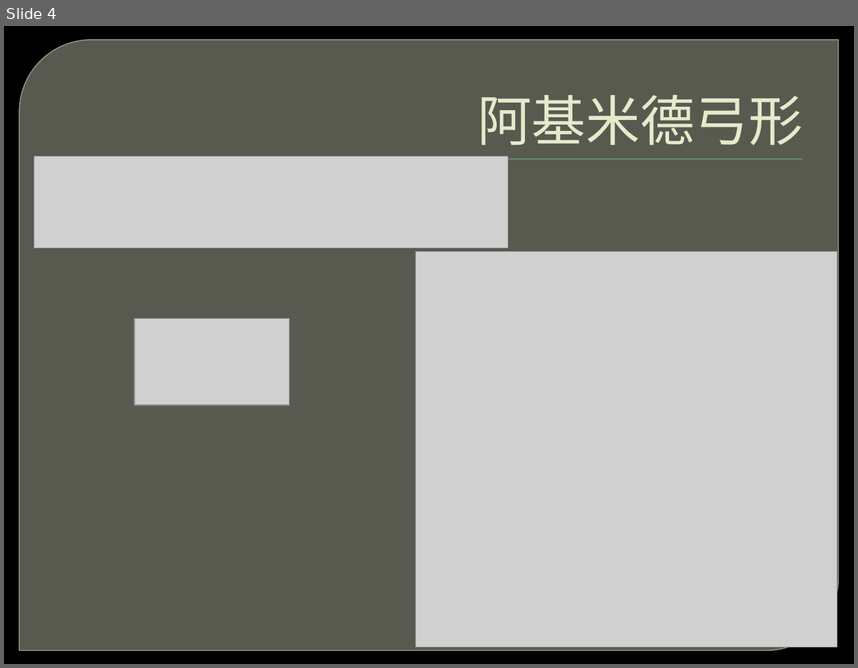
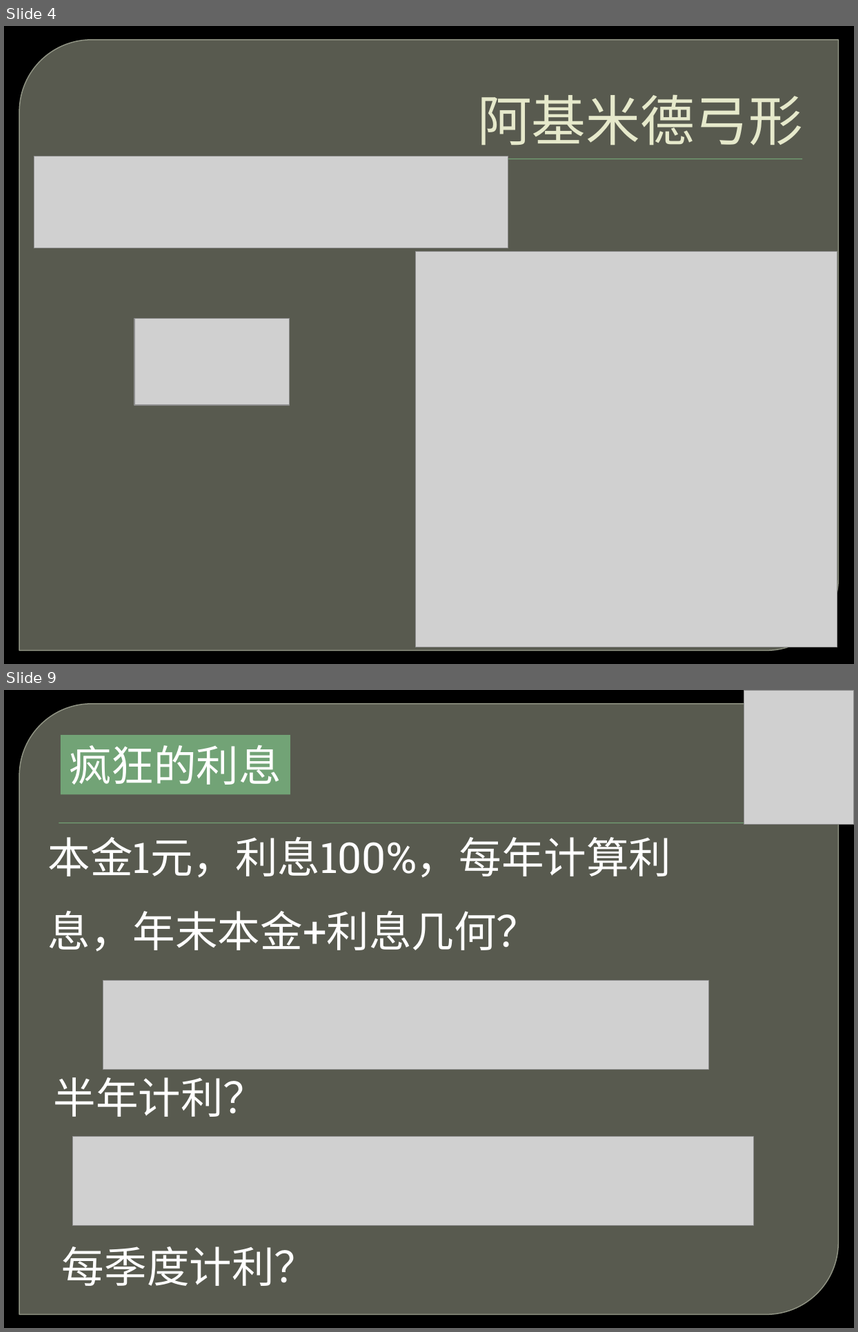
Before and after one commit to liu6tot/Coursera-LNU, a slide deck: 2015-第八讲.pptx. Shown one above the other, each under a label of ours: slide 4 before the commit, slides 4 and 9 after it; the slides between them are not shown. The pictures are 858x668 and 858x1332 pixels, drawn with LibreOffice and Linux fonts; fonts in the diff are those of the drawing; grey boxes stand for pictures; background and template pictures are left out. Boxes give left, top, right and bottom in pixels: in the first picture for what was removed or moved away, otherwise in the second. Text is boxed around its words. In the diff, an @@ line names an element or a change of style, - is before the commit and + after.

```diff
--- a/2015-第八讲.pptx
+++ b/2015-第八讲.pptx
@@ slide 9 added at (4, 690, 854, 1328), background picture (left out); not listed: 2 template elements that a slide beside it also shows @@
@@ picture added at (744, 690, 854, 825) @@
@@ rectangle added at (61, 735, 290, 795), fill #72A376, 36 pt, text #FFFFFF @@
+疯狂的利息
@@ text added at (47, 837, 671, 952), 36 pt, text #FFFFFF @@
+本金1元，利息100%，每年计算利息，年末本金+利息几何？
@@ picture added at (103, 980, 708, 1069) @@
@@ text added at (54, 1077, 266, 1116), 36 pt, text #FFFFFF @@
+半年计利？
@@ picture added at (73, 1136, 755, 1225) @@
@@ text added at (62, 1246, 317, 1285), 36 pt, text #FFFFFF @@
+每季度计利？
```
Also in this commit, not shown: 1 slide changed, 19 other slides added.
